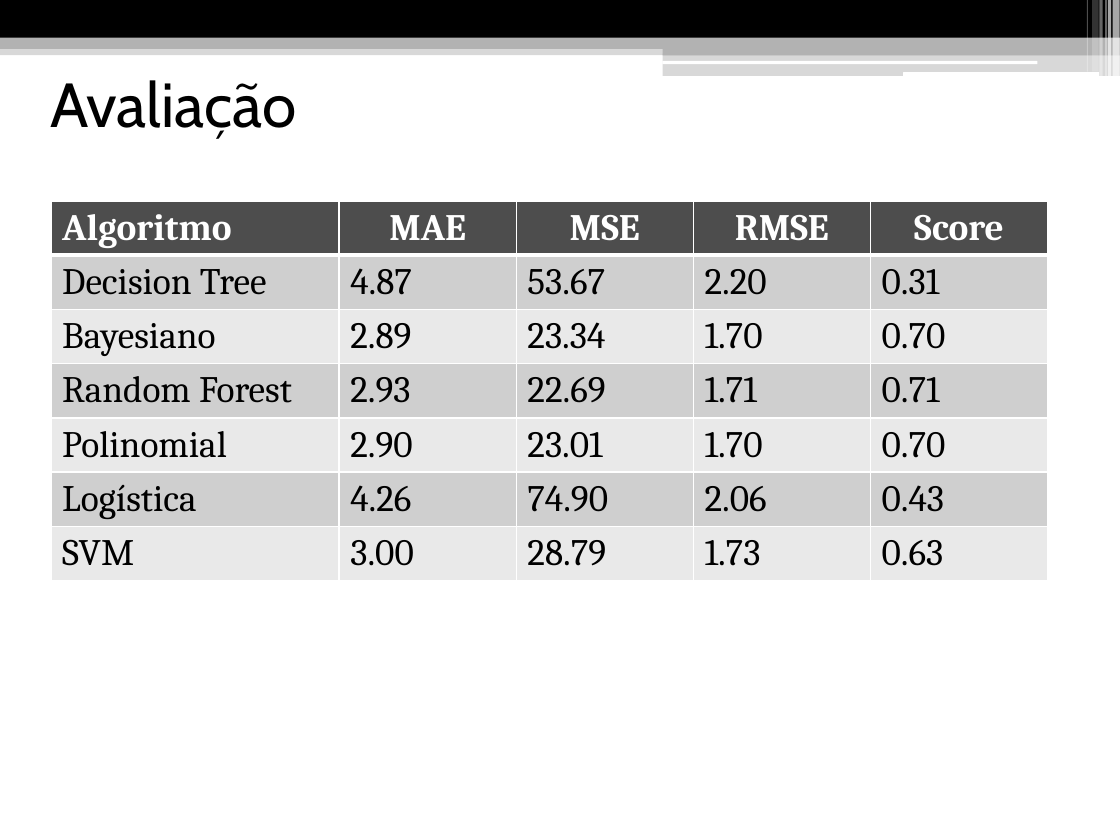
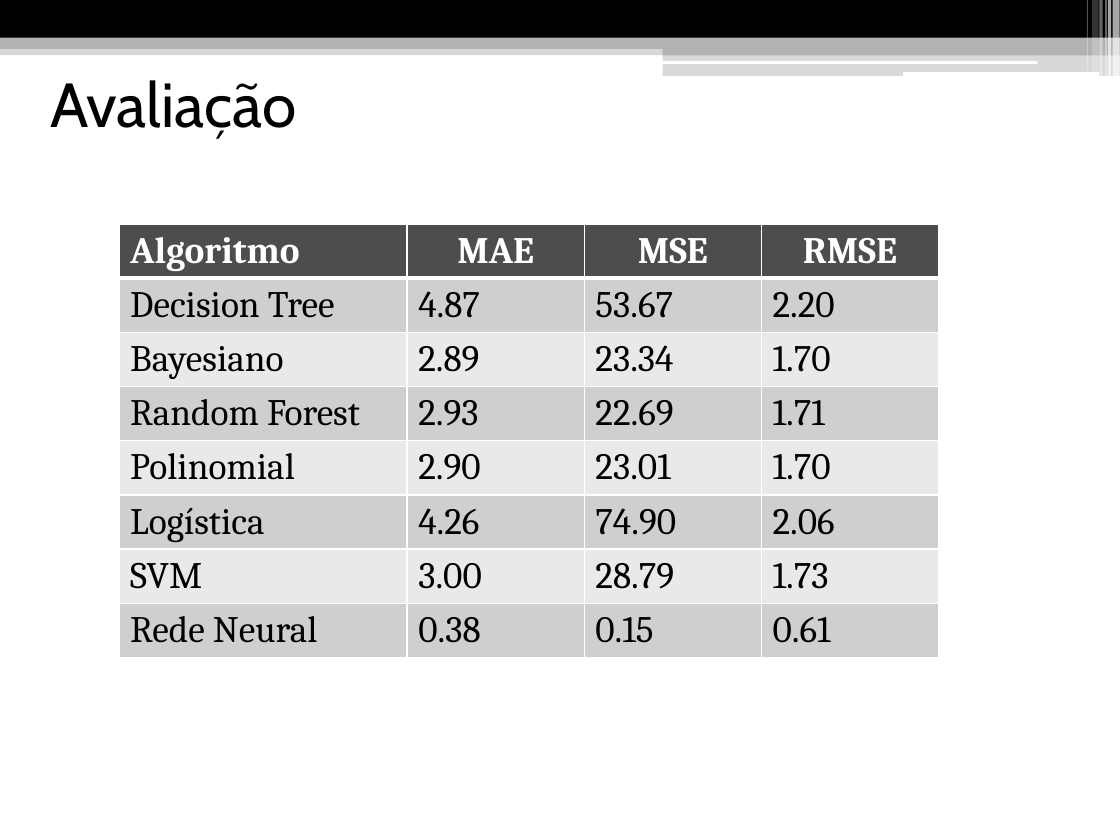
Before and after one commit to nielsencastelo/Analise_dados, a slide deck: slide 18 of Apresentação-Nielsen.pptx. Drawn at 1120x840 pixels with LibreOffice and Linux fonts; fonts in the diff are those of the drawing. Boxes give left, top, right and bottom in pixels: in the first picture for what was removed or moved away, otherwise in the second. Text is boxed around its words. In the diff, an @@ line names an element or a change of style, - is before the commit and + after.

```diff
--- a/Apresentação-Nielsen.pptx
+++ b/Apresentação-Nielsen.pptx
@@ table at [119, 224, 937, 672] @@
-Algoritmo | MAE | MSE | RMSE | Score
-Decision Tree | 4.87 | 53.67 | 2.20 | 0.31
-Bayesiano | 2.89 | 23.34 | 1.70 | 0.70
-Random Forest | 2.93 | 22.69 | 1.71 | 0.71
-Polinomial | 2.90 | 23.01 | 1.70 | 0.70
-Logística | 4.26 | 74.90 | 2.06 | 0.43
-SVM | 3.00 | 28.79 | 1.73 | 0.63
+Algoritmo | MAE | MSE | RMSE
+Decision Tree | 4.87 | 53.67 | 2.20
+Bayesiano | 2.89 | 23.34 | 1.70
+Random Forest | 2.93 | 22.69 | 1.71
+Polinomial | 2.90 | 23.01 | 1.70
+Logística | 4.26 | 74.90 | 2.06
+SVM | 3.00 | 28.79 | 1.73
+Rede Neural | 0.38 | 0.15 | 0.61
@@ table: place and size @@
-table at [52, 202, 1047, 594]
+table at [119, 224, 937, 672]
```
Also in this commit, not shown: 3 other slides changed, 2 slides added, 3 other files.
